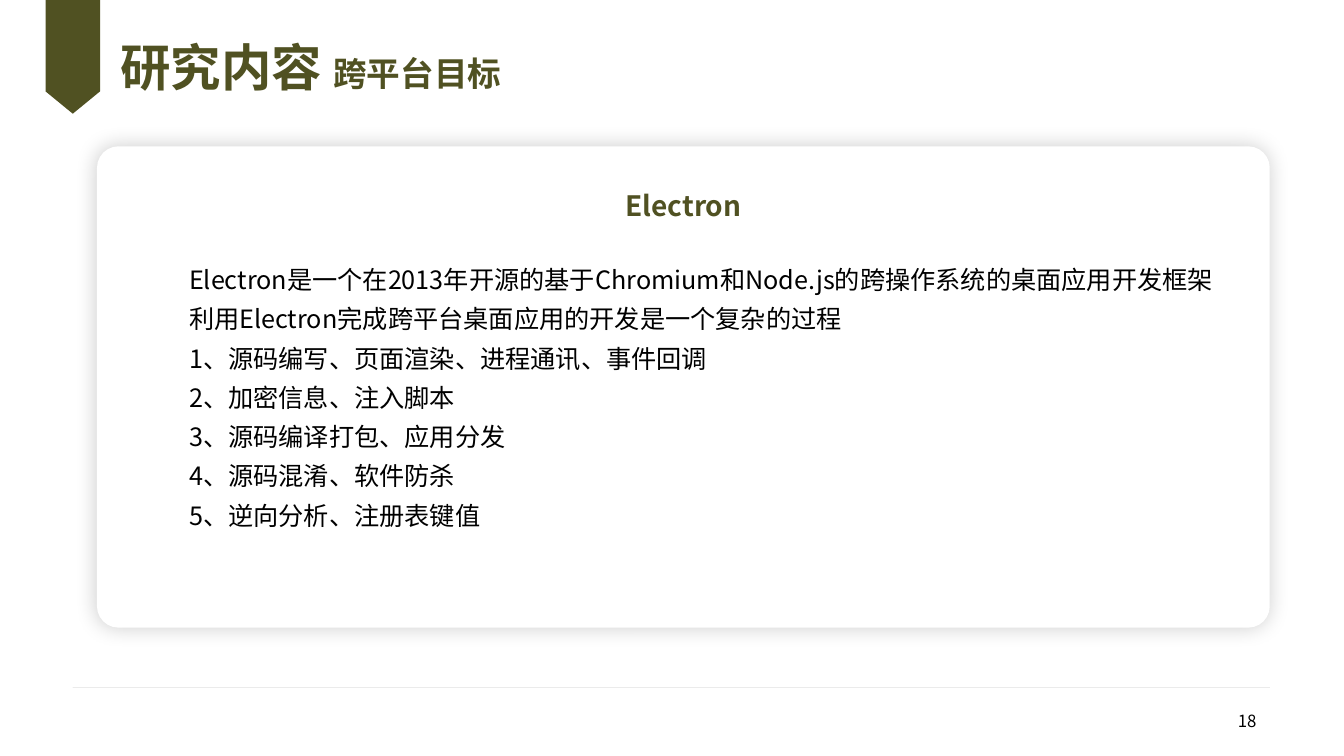
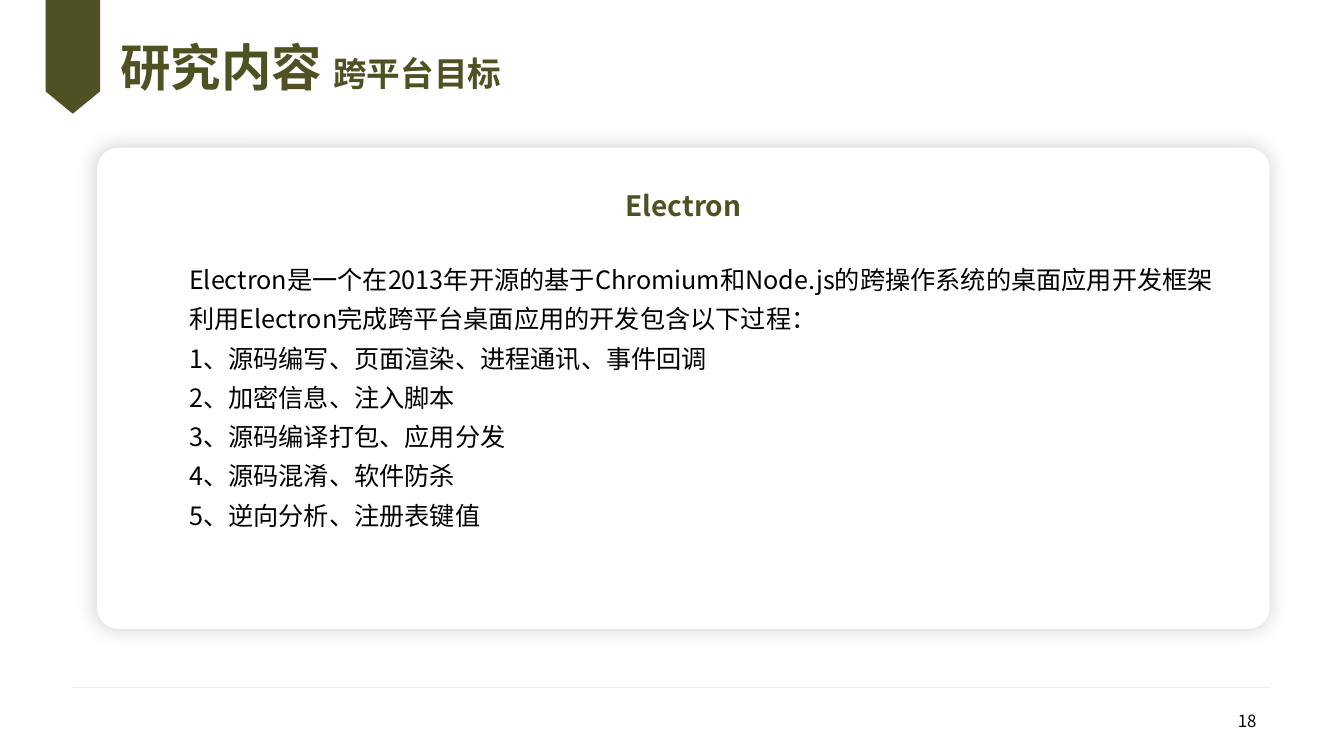
Before and after one commit to knoxnoe/GraduationProject, a slide deck: slide 18 of doc/paper/缑通旺-开题.pptx. Drawn at 1344x756 pixels with LibreOffice and Linux fonts; fonts in the diff are those of the drawing; background and template pictures are left out. Boxes give left, top, right and bottom in pixels: in the first picture for what was removed or moved away, otherwise in the second. Text is boxed around its words. In the diff, an @@ line names an element or a change of style, - is before the commit and + after.

```diff
--- a/doc/paper/缑通旺-开题.pptx
+++ b/doc/paper/缑通旺-开题.pptx
@@ text at <box>189,306,816,330</box>: text changed @@
-利用Electron完成跨平台桌面应用的开发是一个复杂的过程
+利用Electron完成跨平台桌面应用的开发包含以下过程：
```
Also in this commit, not shown: 3 other slides changed, 4 other files.
